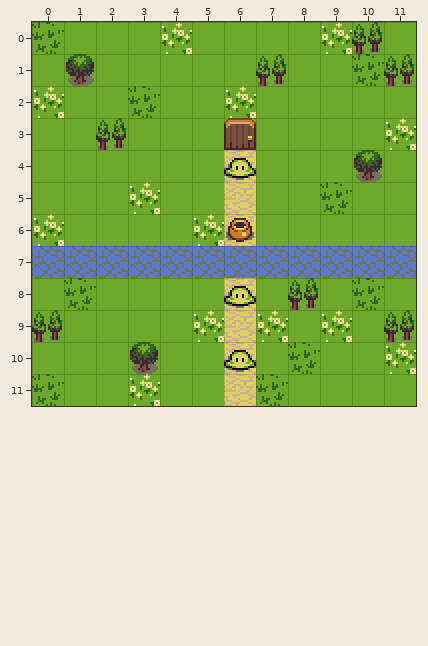
Two states of a Tiled map, levels/01/level01.tmx. This is how it looked before the edit.
Cells are 16x16 px. Shown: x 0..11, y 0..11.
After the commit:
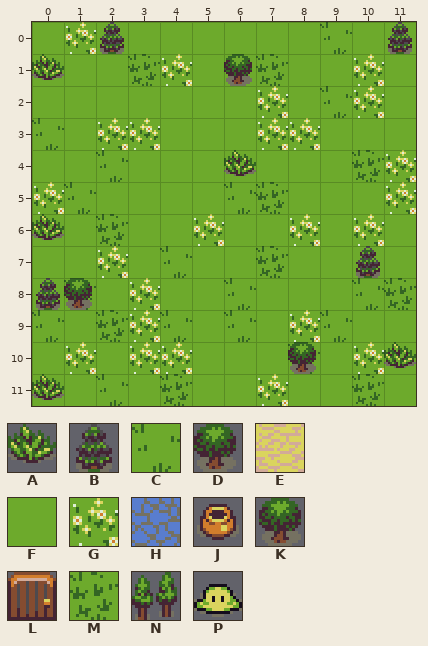
Key: from "basictiles": A 20, B 30, C 64, D 76; from "basictiles_2": E 10, F 11, G 12, H 13, J 27, K 38, L 48, M 65, N 77; from "characters_1": P 0.
_ is an empty cell, . an unchanged one.
Objects are placed by their top-left corner, in cells (3,4 is the top-left corner of cell 3,4); size is 1x1 cell unless given.
Tiles of an added or newly shown layer are drawn over the layers below it.
From old to new:
--- layer "map" (removed)
@@ x 0..11 @@
- 0 MFF.G....G.F
- 1 F..FF.FF..M.
- 2 G..M..GF.FF.
- 3 F.FF...FF..G
- 4 ..F...F...FF
- 5 FF.G..FF.M.F
- 6 G.F.....F.F.
- 7 ..F.F..F..F.
- 8 FM.F..G...MF
- 9 F.FFF.F.FF..
-10 .F.FF...F.FG
-11 M.FGF..M..F.
+ 0 ___._...._._
+ 1 _..__.__.._.
+ 2 _.._..__.__.
+ 3 _.__...__.._
+ 4 .._..._...__
+ 5 __._..__._._
+ 6 _._....._._.
+ 7 .._._.._.._.
+ 8 __._.._...__
+ 9 _.___._.__..
+10 ._.__..._.__
+11 _.___.._.._.
--- layer "objectsTerrain" (removed)
-N at 10,0
-K at 1,1
-N at 11,1
-N at 7,1
-N at 2,3
-E at 6,4
-K at 10,4
-P at 6,4
-E at 6,5
-E at 6,6
-H "water(lose)" at 3,7
-H at 7,7
-H at 8,7
-H at 9,7
-H at 10,7
-H at 11,7
-H at 6,7
-H at 4,7
-H at 5,7
-H at 2,7
-H at 0,7
-H at 1,7
-E at 6,8
-N at 8,8
-P at 6,8
-E at 6,9
-N at 11,9
-N at 0,9
-G at 9,9
-G at 7,9
-G at 5,9
-E at 6,10
-K at 3,10
-G at 8,10
-M at 8,10
-P at 6,10
-E at 6,11
--- layer "objectsGame" (removed)
-L at 6,3
--- layer "objectsPLAYERTOOLS" (removed)
-J "jump" at 6,6
--- layer "background0" (added)
@@ x 0..11 @@
- 0 ___._...._._
- 1 _..__.__.._.
- 2 _.._..__.__.
- 3 _.__...__.._
- 4 .._..._...__
- 5 __._..__._._
- 6 _._....._._.
- 7 .._._.._.._.
- 8 __._.._...__
- 9 _.___._.__..
-10 ._.__..._.__
-11 _.___.._.._.
+ 0 FGF.F....C.F
+ 1 F..MG.FM..G.
+ 2 F..F..FG.CG.
+ 3 C.GG...GG..F
+ 4 ..C...F...MG
+ 5 GC.F..CM.F.G
+ 6 F.M.....G.G.
+ 7 ..G.C..M..F.
+ 8 FM.G..C...CM
+ 9 C.MGC.C.GC..
+10 .G.GG...C.GF
+11 F.CFM..G..M.
--- layer "background1" (added)
@@ x 0..11 @@
- 0 .._........_
- 1 _....._.....
+ 0 ..B........B
+ 1 A.....D.....
@@ x 6..6 @@
- 4 _
+ 4 A
@@ x 0..10 @@
- 6 _..........
- 7 .........._
- 8 __.........
+ 6 A..........
+ 7 ..........B
+ 8 BD.........
@@ x 0..11 @@
-10 ........_.._
-11 _...........
+10 ........D..A
+11 A...........
